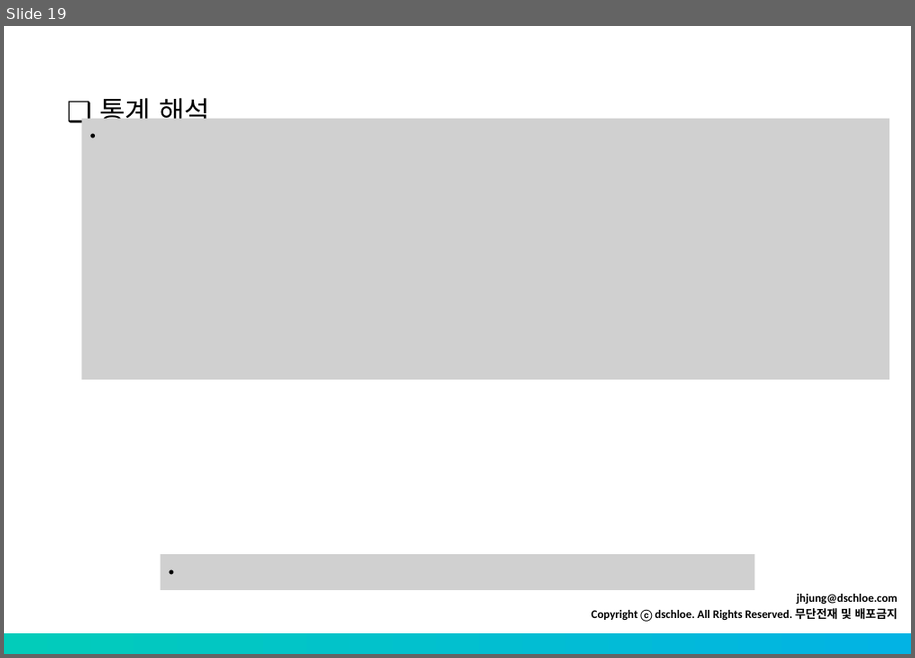
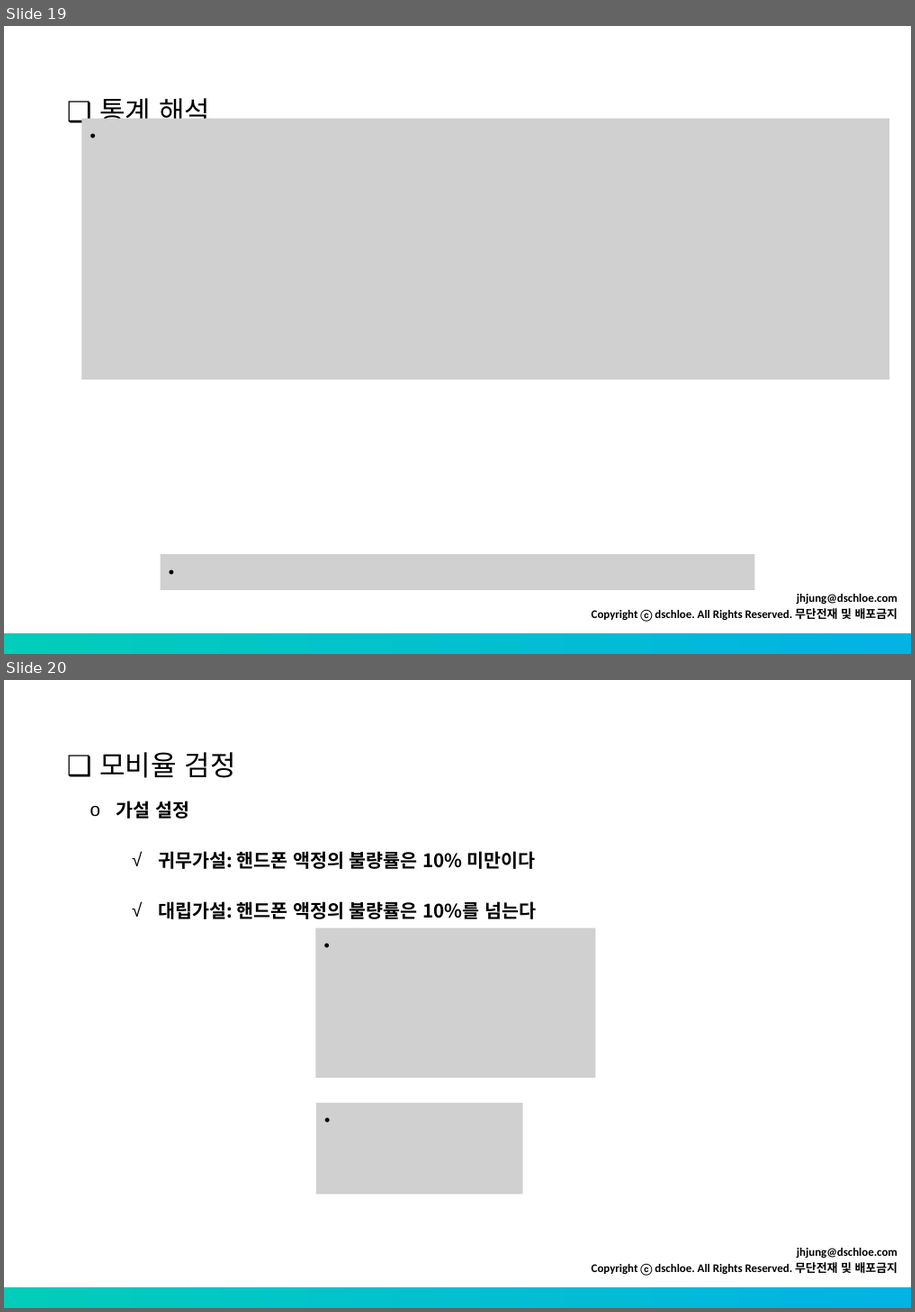
Before and after one commit to ycko725/R_edu, a slide deck: source_2021/2_day_stat_regression/source/기초통계 - Z-test.pptx. Shown one above the other, each under a label of ours: slide 19 before the commit, slides 19 and 20 after it. The pictures are 915x658 and 915x1312 pixels, drawn with LibreOffice and Linux fonts; fonts in the diff are those of the drawing; grey boxes stand for pictures. Boxes give left, top, right and bottom in pixels: in the first picture for what was removed or moved away, otherwise in the second. Text is boxed around its words. In the diff, an @@ line names an element or a change of style, - is before the commit and + after.

```diff
--- a/source_2021/2_day_stat_regression/source/기초통계 - Z-test.pptx
+++ b/source_2021/2_day_stat_regression/source/기초통계 - Z-test.pptx
@@ slide 20 added at bbox=[4, 680, 911, 1308], background #FFFFFF; not listed: 2 template elements that a slide beside it also shows @@
@@ text added at bbox=[99, 752, 236, 778], 24 pt, text #000000 @@
+❑ 모비율 검정
@@ text added at bbox=[116, 801, 537, 919], 16 pt, text #000000, bold @@
+o 가설 설정
+  √ 귀무가설: 핸드폰 액정의 불량률은 10% 미만이다
+  √ 대립가설: 핸드폰 액정의 불량률은 10%를 넘는다
@@ picture added at bbox=[315, 928, 595, 1078] @@
@@ picture added at bbox=[316, 1103, 523, 1194] @@
```
Also in this commit, not shown: 1 other slide added, 6 other files.
